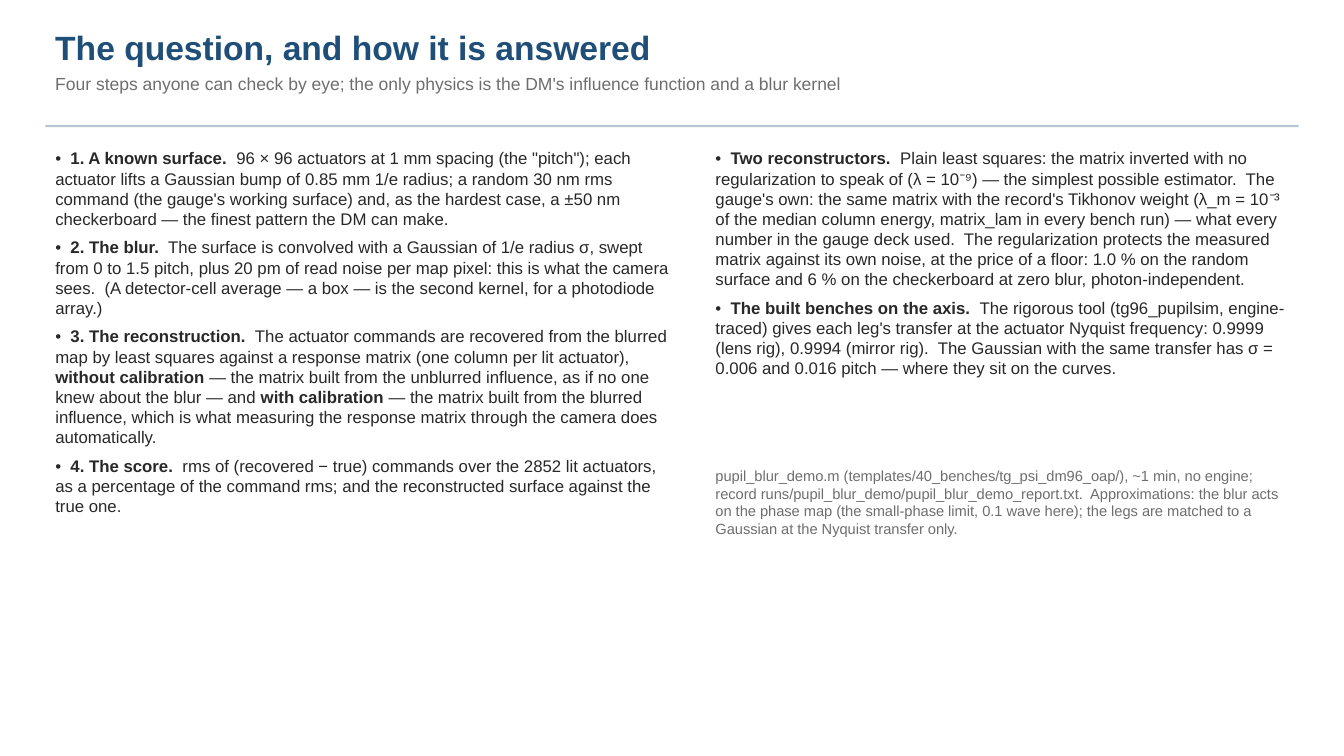
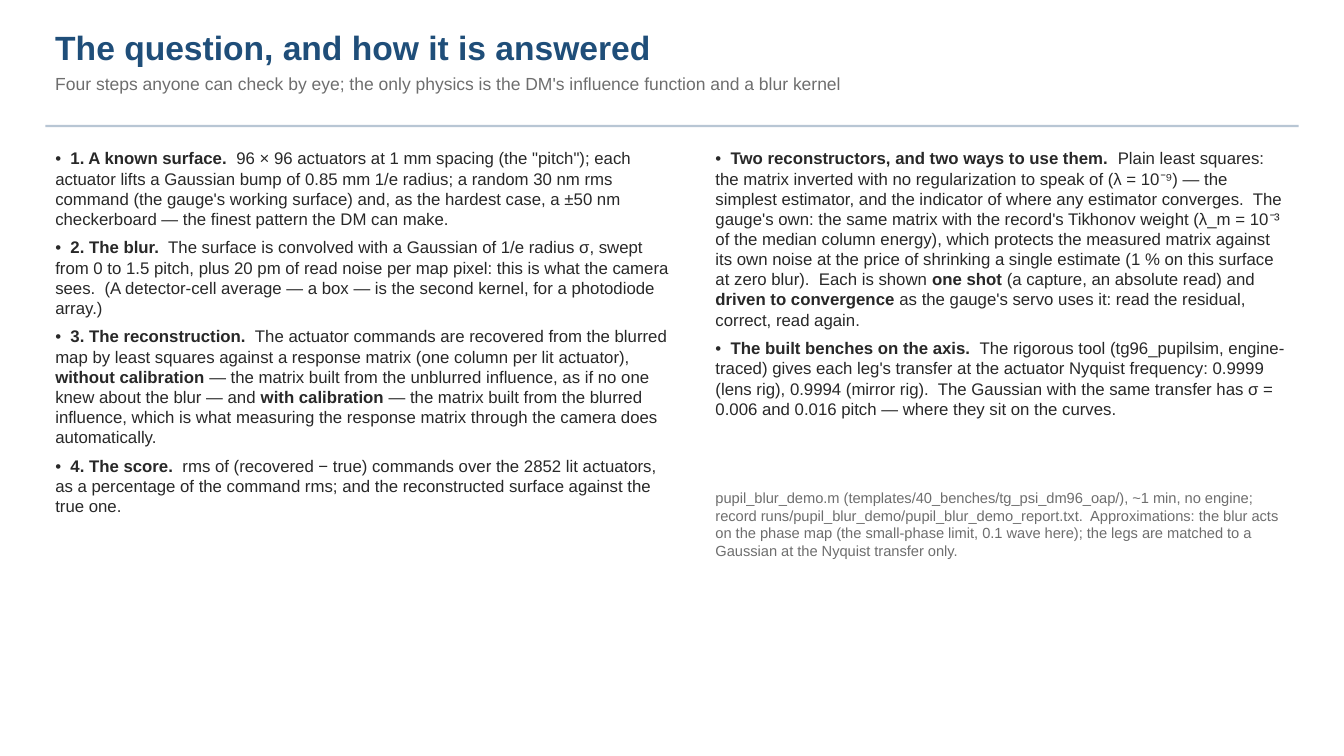
Before and after one commit to nasa-jpl/macos, a slide deck: slide 2 of demo_session/deck_blur.pptx. Drawn at 1344x756 pixels with LibreOffice and Linux fonts; fonts in the diff are those of the drawing. Boxes give left, top, right and bottom in pixels: in the first picture for what was removed or moved away, otherwise in the second. Text is boxed around its words. In the diff, an @@ line names an element or a change of style, - is before the commit and + after.

```diff
--- a/demo_session/deck_blur.pptx
+++ b/demo_session/deck_blur.pptx
@@ text at <box>715,152,1282,330</box>: text changed @@
-• Two reconstructors. Plain least squares: the matrix inverted with no regularization to speak of (λ = 10⁻⁹) — the simplest possible estimator. The gauge's own: the same matrix with the record's Tikhonov weight (λ_m = 10⁻³ of the median column energy, matrix_lam in every bench run) — what every number in the gauge deck used. The regularization protects the measured matrix against its own noise, at the price of a floor: 1.0 % on the random surface and 6 % on the checkerboard at zero blur, photon-independent.
+• Two reconstructors, and two ways to use them. Plain least squares: the matrix inverted with no regularization to speak of (λ = 10⁻⁹) — the simplest estimator, and the indicator of where any estimator converges. The gauge's own: the same matrix with the record's Tikhonov weight (λ_m = 10⁻³ of the median column energy), which protects the measured matrix against its own noise at the price of shrinking a single estimate (1 % on this surface at zero blur). Each is shown one shot (a capture, an absolute read) and driven to convergence as the gauge's servo uses it: read the residual, correct, read again.
@@ text "pupil_blur_demo.m (templates/40_benches/tg_psi_dm96_oap/), ~ ...": place and size @@
-text "pupil_blur_demo.m (templates/40_benches/tg_psi_dm96_oap/), ~ ..." at <box>715,470,1279,537</box>
+text "pupil_blur_demo.m (templates/40_benches/tg_psi_dm96_oap/), ~ ..." at <box>715,492,1279,559</box>
```
Also in this commit, not shown: 5 other slides changed, 3 slides added, 1 slide removed, 7 other files.
